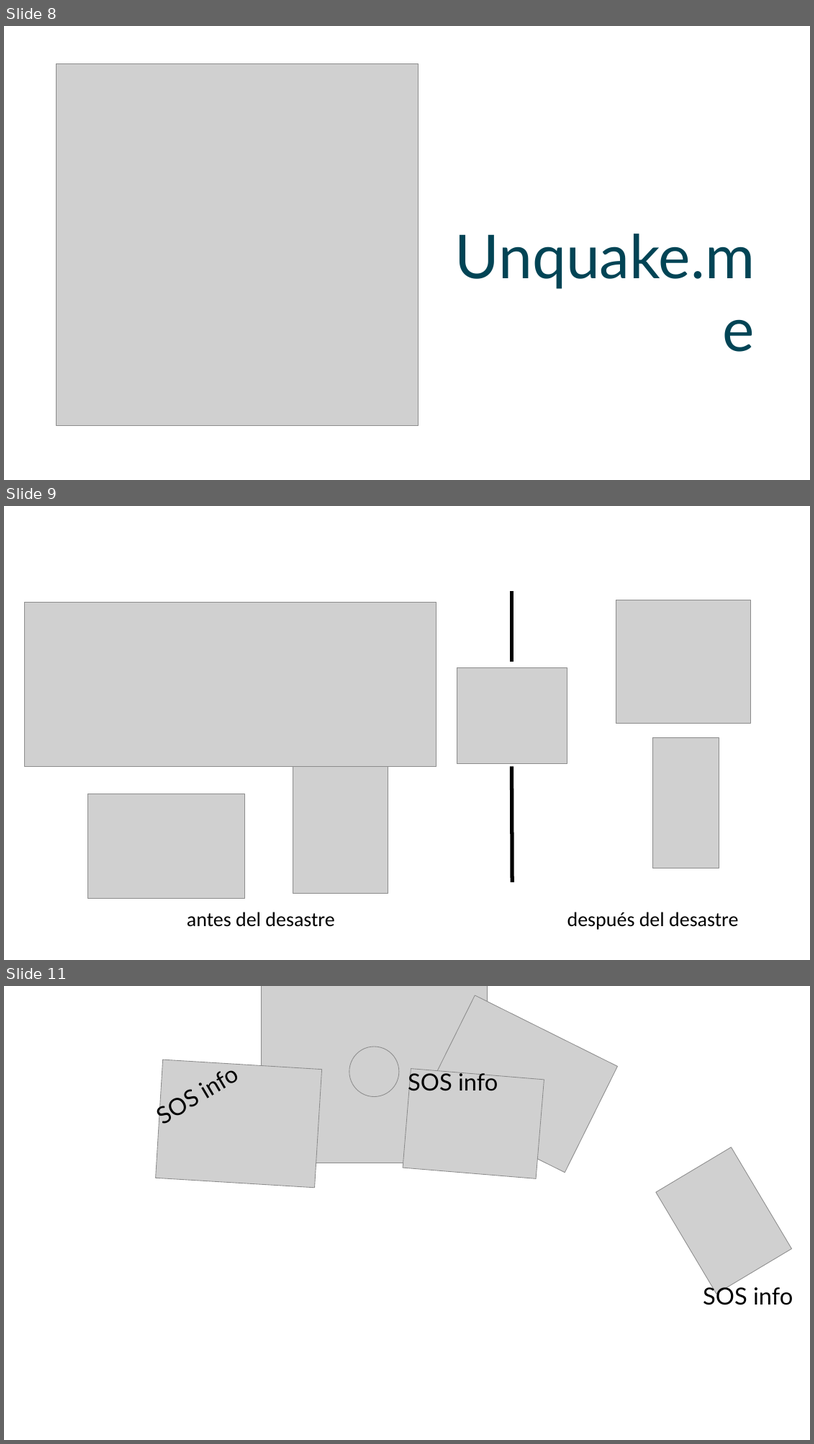
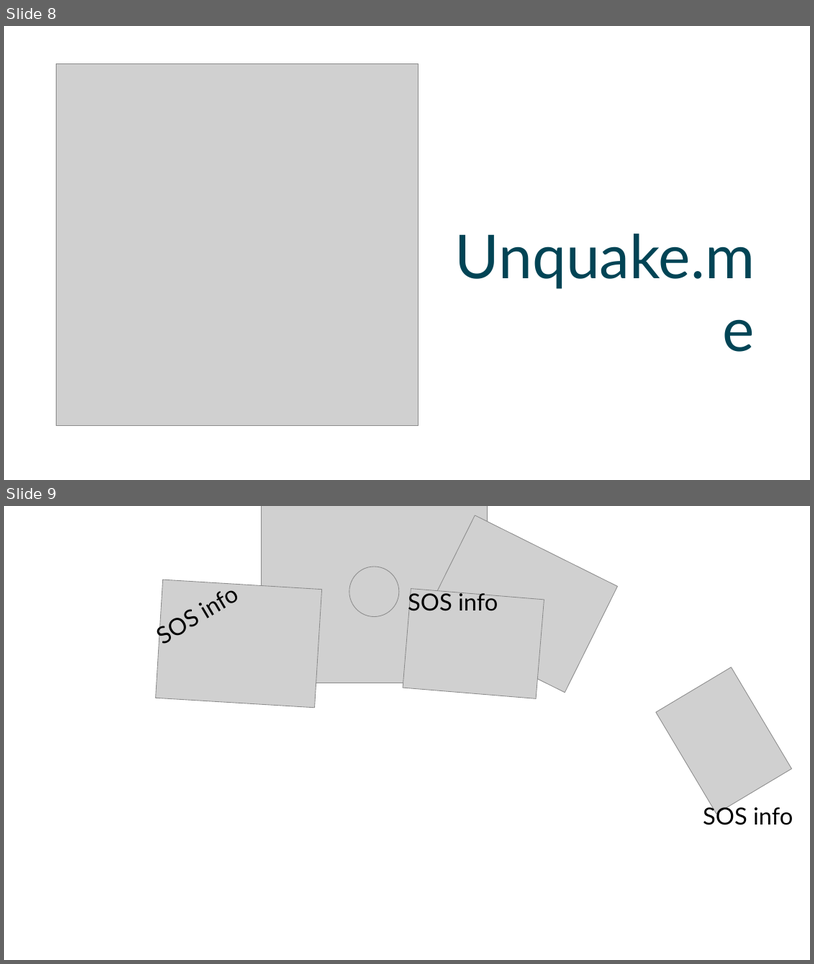
Before and after one commit to kidauio/uSOS, a slide deck: USOS.pptx. Shown one above the other, each under a label of ours: slides 8, 9 and 11 before the commit, slides 8 and 9 after it; the slides between them are not shown. The pictures are 814x1444 and 814x964 pixels, drawn with LibreOffice and Linux fonts; fonts in the diff are those of the drawing; grey boxes stand for pictures; background and template pictures are left out. Boxes give left, top, right and bottom in pixels: in the first picture for what was removed or moved away, otherwise in the second. Text is boxed around its words. In the diff, an @@ line names an element or a change of style, - is before the commit and + after.

```diff
--- a/USOS.pptx
+++ b/USOS.pptx
@@ slide 9 removed at <box>4,506,810,960</box>, background #FFFFFF @@
@@ line removed from (512, 591) to (512, 662) @@
@@ picture removed at <box>25,602,436,766</box> @@
@@ picture removed at <box>616,600,751,723</box> @@
@@ picture removed at <box>457,667,567,764</box> @@
@@ picture removed at <box>653,738,720,868</box> @@
@@ picture removed at <box>293,766,388,893</box> @@
@@ line removed from (512, 766) to (513, 883) @@
@@ picture removed at <box>88,794,244,898</box> @@
@@ text removed at <box>187,911,334,926</box> @@
-antes del desastre
@@ text removed at <box>568,911,738,929</box> @@
-después del desastre
@@ what was slide 11 is now slide 9 @@
```
Also in this commit, not shown: 4 other slides removed.
